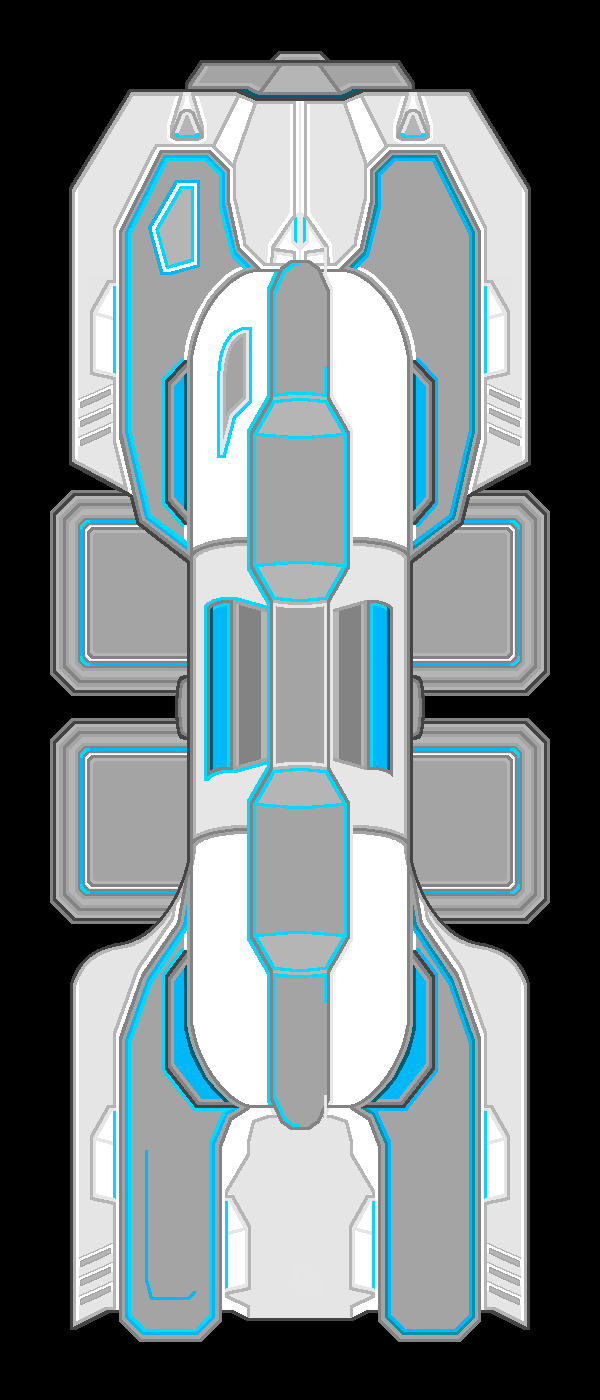
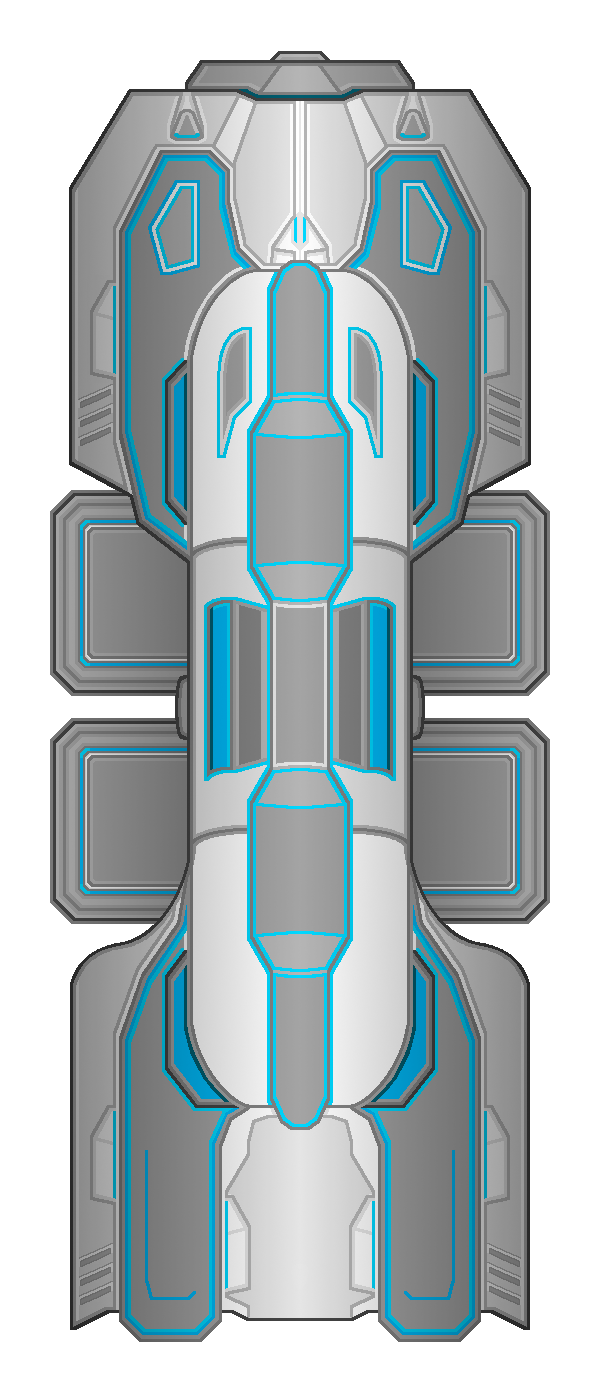
Before/after of a 600×1400 layered artwork. What changed in the layer stack:
added layer "Shading" above "TradeShipBlue" over [50, 51, 550, 1342]
painted on "TradeShipBlue" over [300, 155, 475, 1335]
hid "Black" over [0, 0, 600, 1400]